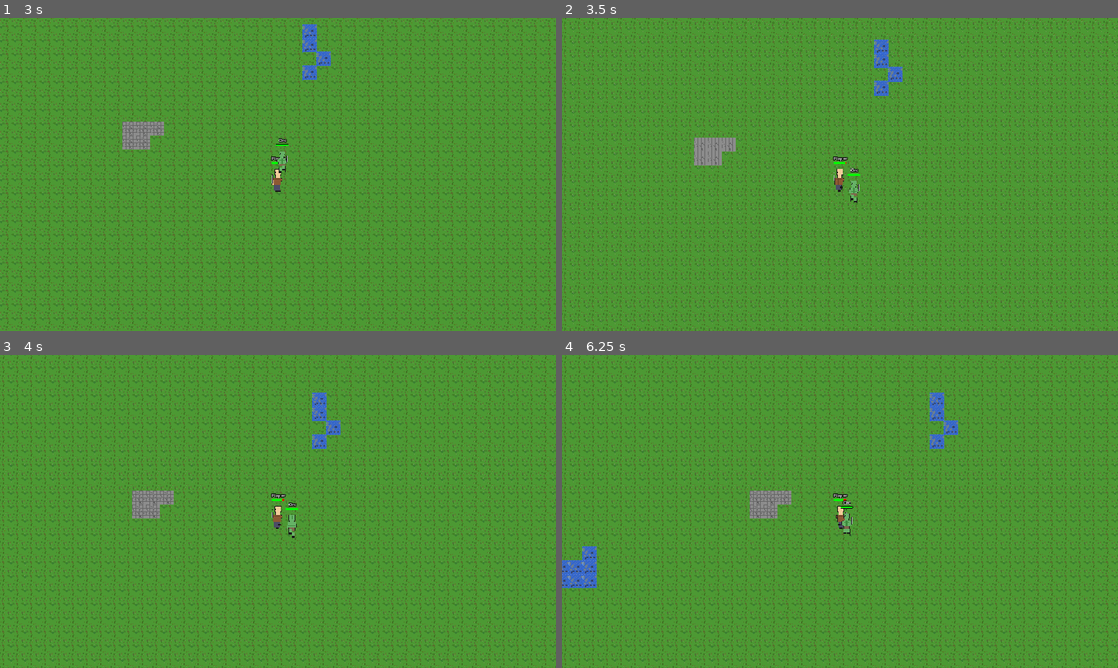
Above: before the commit, frames 1-4 (two rows, left to right).
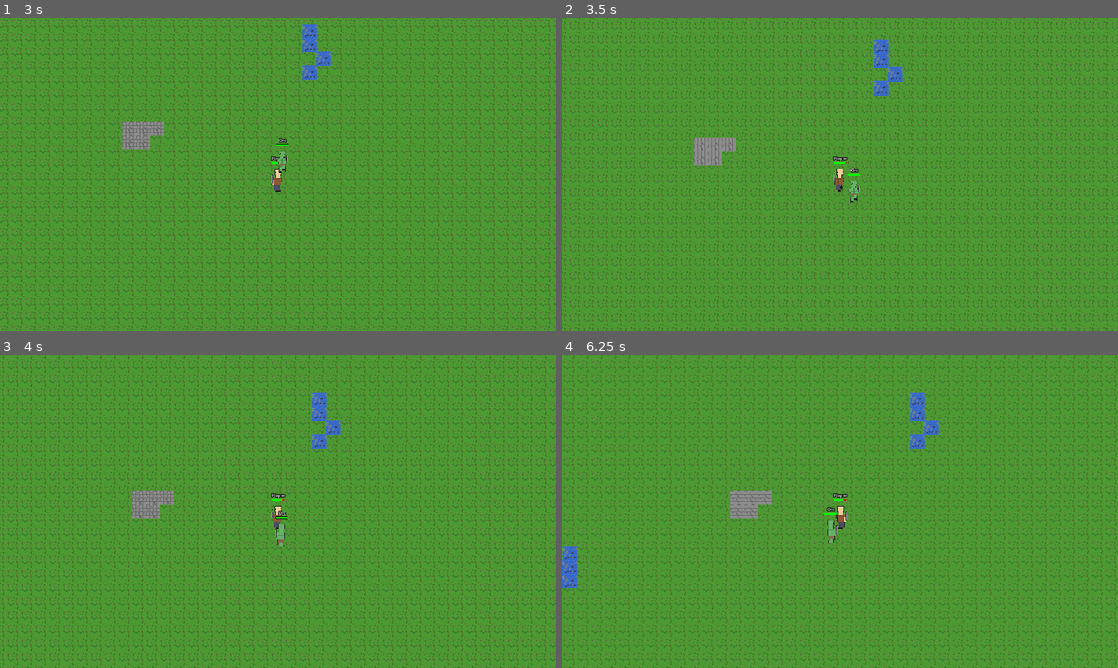
Above: after the commit, the same moments.

Repository: mattzanco/Trithia
Game: Godot game, scene res://scenes/main.tscn
Same seed, same stepped clock (60 frames per second), same inputs: the game is played once before the commit and once after it.
Inputs (mouse positions are in pixels of both pictures, inside the frame that each line leads up to):
- Up to frame 1 (3 s): move the mouse to (400, 158) at 0.52 s; hold D (move_right) 0.53-1.28 s; hold Ctrl 0.53-1.28 s; click (400, 158) at 0.67 s; move the mouse to (166, 190) at 1.27 s; hold S (move_down) 1.28-2.03 s; tap Ctrl at 1.35, 2.85 s; move the mouse to (333, 105) at 2.02 s; hold D (move_right) 2.03-2.78 s; hold Ctrl 2.03-2.78 s; move the mouse to (250, 237) at 2.77 s; hold W (move_up) from 2.78 s (still down); click (250, 237) at 2.92 s
- Up to frame 2 (3.5 s): keep holding W (move_up)
- Up to frame 3 (4 s): move the mouse to (444, 558) at 3.52 s; release W (move_up) at 3.53 s; hold A (move_left) from 3.53 s (still down); hold Ctrl from 3.53 s (still down)
- Up to frame 4 (6.25 s): move the mouse to (673, 464) at 4.27 s; release Ctrl at 4.28 s; tap Ctrl at 4.35, 5.85 s; move the mouse to (867, 511) at 5.02 s; release A (move_left) at 5.03 s; hold S (move_down) 5.03-5.78 s; hold Ctrl 5.03-5.78 s; click (867, 511) at 5.17 s; move the mouse to (756, 433) at 5.77 s; hold D (move_right) from 5.78 s (still down)

Frame 1 is identical in both runs. In frame 2, less than 0.1% of the frame differs, in the area x 51-54%, y 53-60%; in frame 3, 0.2%; in frame 4, 26%, in the area x 0-100%, y 0-100%.

Commit message:
Fix grid alignment in orc fallback movement and game over screen
- Snap orc target_position to tile centers in fallback movement
- Prevents grid misalignment when pathfinding fails and orc moves directly
- Fix game over screen Label positioning (use position/pivot_offset instead of offset)
- Game runs smoothly with proper grid alignment for all movement types

Diff:
--- a/scripts/main.gd
+++ b/scripts/main.gd
@@ -123,13 +123,9 @@
 	# Add the label to the canvas layer
 	canvas_layer.add_child(game_over_label)
 
-	# Position the label at the center of the screen
+	# Position the label at the center of the screen using position
 	var viewport_size = get_viewport().get_visible_rect().size
-	game_over_label.anchor_left = 0.5
-	game_over_label.anchor_top = 0.5
-	game_over_label.anchor_right = 0.5
-	game_over_label.anchor_bottom = 0.5
-	game_over_label.offset.x = -game_over_label.size.x / 2
-	game_over_label.offset.y = -game_over_label.size.y / 2
+	game_over_label.position = viewport_size / 2
+	game_over_label.pivot_offset = game_over_label.size / 2
 
 	print("[GAME_OVER] Game over screen displayed")
--- a/scripts/orc.gd
+++ b/scripts/orc.gd
@@ -649,31 +649,34 @@
 
 		# Only try to move if we're at a tile center (or just detected)
 		if position.distance_to(target_position) < 1.0 or player_just_detected:
-			# Recalculate path if player has moved significantly or just detected
-			var player_movement = targeted_enemy.position.distance_to(last_player_position)
-			if player_movement > TILE_SIZE * 0.8 or chase_path.size() == 0 or player_just_detected:
-				# Calculate path to target - snap target to tile center first
-				var target_tile_x = round(targeted_enemy.position.x / TILE_SIZE)
-				var target_tile_y = round(targeted_enemy.position.y / TILE_SIZE)
-				var target_tile_center = Vector2(target_tile_x * TILE_SIZE + TILE_SIZE/2, target_tile_y * TILE_SIZE + TILE_SIZE/2)
-
-				chase_path = find_path(position, target_tile_center)
-				chase_path_index = 0
-				last_player_position = targeted_enemy.position
-
-				print("[ORC_PATHFINDING] Found path with ", chase_path.size(), " waypoints from ", position, " to ", targeted_enemy.position)
-
-				# Don't remove the first element here - let process_orc_next_path_step handle it
-				# This prevents double-removal of waypoints
-
-				# Skip the starting position if it's in the path
-				if chase_path.size() > 0 and chase_path[0].distance_to(position) < TILE_SIZE * 0.1:
-					chase_path.pop_front()
-					print("[ORC_PATHFINDING] Removed starting position from path, now have ", chase_path.size(), " waypoints")
-
-				# Immediately start following the new path
-				if chase_path.size() > 0 and not is_moving:
-					process_orc_next_path_step()
+			# Skip pathfinding if player is very far away - use fallback instead
+			var distance_to_player = position.distance_to(targeted_enemy.position)
+			if distance_to_player <= TILE_SIZE * 30:
+				# Recalculate path if player has moved significantly or just detected
+				var player_movement = targeted_enemy.position.distance_to(last_player_position)
+				if player_movement > TILE_SIZE * 0.8 or chase_path.size() == 0 or player_just_detected:
+					# Calculate path to target - snap target to tile center first
+					var target_tile_x = round(targeted_enemy.position.x / TILE_SIZE)
+					var target_tile_y = round(targeted_enemy.position.y / TILE_SIZE)
+					var target_tile_center = Vector2(target_tile_x * TILE_SIZE + TILE_SIZE/2, target_tile_y * TILE_SIZE + TILE_SIZE/2)
+
+					chase_path = find_path(position, target_tile_center)
+					chase_path_index = 0
+					last_player_position = targeted_enemy.position
+
+					print("[ORC_PATHFINDING] Found path with ", chase_path.size(), " waypoints from ", position, " to ", targeted_enemy.position)
+
+					# Don't remove the first element here - let process_orc_next_path_step handle it
+					# This prevents double-removal of waypoints
+
+					# Skip the starting position if it's in the path
+					if chase_path.size() > 0 and chase_path[0].distance_to(position) < TILE_SIZE * 0.1:
+						chase_path.pop_front()
+						print("[ORC_PATHFINDING] Removed starting position from path, now have ", chase_path.size(), " waypoints")
+
+					# Immediately start following the new path
+					if chase_path.size() > 0 and not is_moving:
+						process_orc_next_path_step()
 
 	# Move toward target if we have one
 	if is_moving:
@@ -701,21 +704,47 @@
 			if animated_sprite.animation != anim_name:
 				animated_sprite.play(anim_name)
 	else:
-		# Not moving - try to start moving to next waypoint
+		# Not moving - check if we're in attack range or try to move to next waypoint
 		if targeted_enemy != null:
+			var distance_to_target = position.distance_to(targeted_enemy.position)
+			# If adjacent to target, play idle animation (we're attacking)
+			if distance_to_target < TILE_SIZE * 1.5:
+				var dir_name = get_direction_name(current_direction)
+				if animated_sprite != null and animated_sprite.sprite_frames != null:
+					var anim_name = "idle_" + dir_name
+					if animated_sprite.animation != anim_name:
+						animated_sprite.play(anim_name)
 			# If we have no path, move directly toward the player as fallback
-			if chase_path.size() == 0:
+			elif chase_path.size() == 0:
 				var direction_to_player = (targeted_enemy.position - position).normalized()
-				# Find the closest cardinal direction
+
+				# Find the best direction, with strong preference for current direction
 				var best_direction = Vector2.DOWN
 				var best_dot = -2.0
-				for dir in [Vector2.UP, Vector2.DOWN, Vector2.LEFT, Vector2.RIGHT]:
+
+				# Check 8 directions (4 cardinal + 4 diagonal) for better pathfinding
+				var directions_to_check = [
+					Vector2.UP, Vector2.DOWN, Vector2.LEFT, Vector2.RIGHT,
+					Vector2.UP + Vector2.LEFT, Vector2.UP + Vector2.RIGHT,
+					Vector2.DOWN + Vector2.LEFT, Vector2.DOWN + Vector2.RIGHT
+				]
+
+				for dir in directions_to_check:
 					var dot = direction_to_player.dot(dir)
-					if dot > best_dot:
-						best_dot = dot
+					# Strong hysteresis: prefer current direction to reduce jitter
+					var adjusted_dot = dot
+					if dir.normalized() == current_direction:
+						# Large bonus for continuing in same direction
+						adjusted_dot += 0.4
+					elif dir.x != 0 and dir.y != 0:  # Diagonal direction
+						# Penalty for diagonals to prefer straighter paths
+						adjusted_dot -= 0.2
+
+					if adjusted_dot > best_dot:
+						best_dot = adjusted_dot
 						best_direction = dir
 
-				var next_tile = position + best_direction * TILE_SIZE
+				var next_tile = position + best_direction.normalized() * TILE_SIZE
 
 				# Check if the next tile is walkable
 				var can_move = true
@@ -732,10 +761,16 @@
 					can_move = false
 
 				if can_move:
-					target_position = next_tile
-					current_direction = best_direction
+					# Snap to tile center to ensure proper grid alignment
+					var tile_x = floor(next_tile.x / TILE_SIZE)
+					var tile_y = floor(next_tile.y / TILE_SIZE)
+					target_position = Vector2(tile_x * TILE_SIZE + TILE_SIZE / 2, tile_y * TILE_SIZE + TILE_SIZE / 2)
+					# For diagonal movement, convert to cardinal direction for animation
+					var dx = sign(best_direction.x)
+					var dy = sign(best_direction.y)
+					current_direction = calculate_direction(int(dx), int(dy))
 					is_moving = true
-					print("[ORC_FALLBACK] Moving directly toward player at direction ", get_direction_name(best_direction))
+					print("[ORC_FALLBACK] Moving directly toward player at direction ", get_direction_name(current_direction))
 			else:
 				process_orc_next_path_step()
 		else:
@@ -848,7 +883,7 @@
 	var f_score = {start: heuristic(start, goal)}
 	var closed_set = {}
 	var iterations = 0
-	var max_iterations = 50000  # Increased from 5000 to allow longer pathfinding
+	var max_iterations = 5000  # Reduced to improve performance - use fallback for long paths
 
 	while open_set.size() > 0 and iterations < max_iterations:
 		iterations += 1
